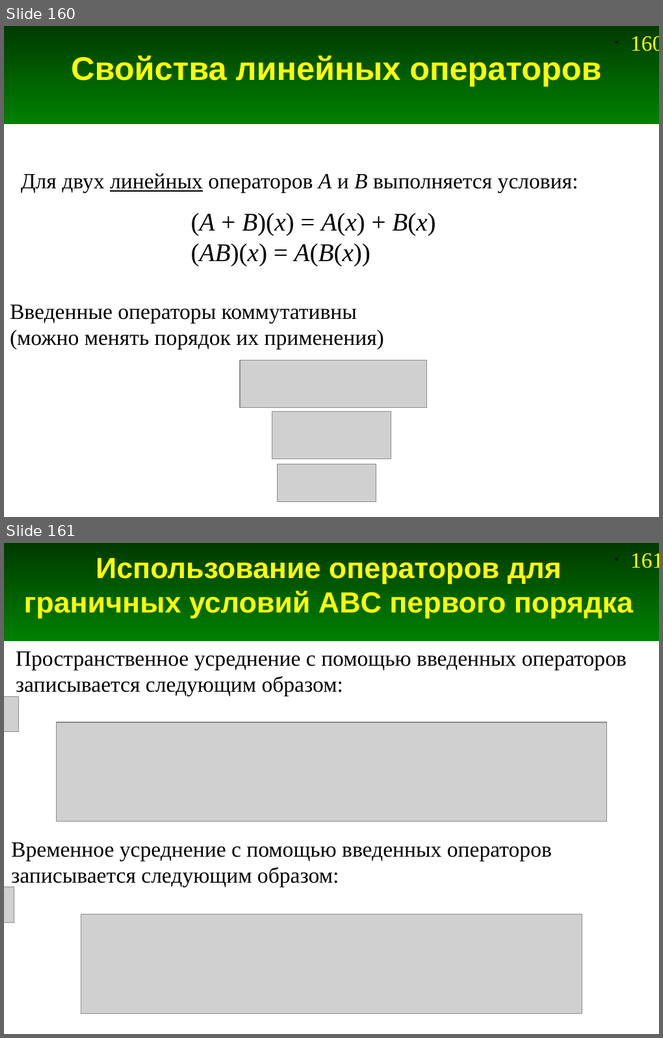
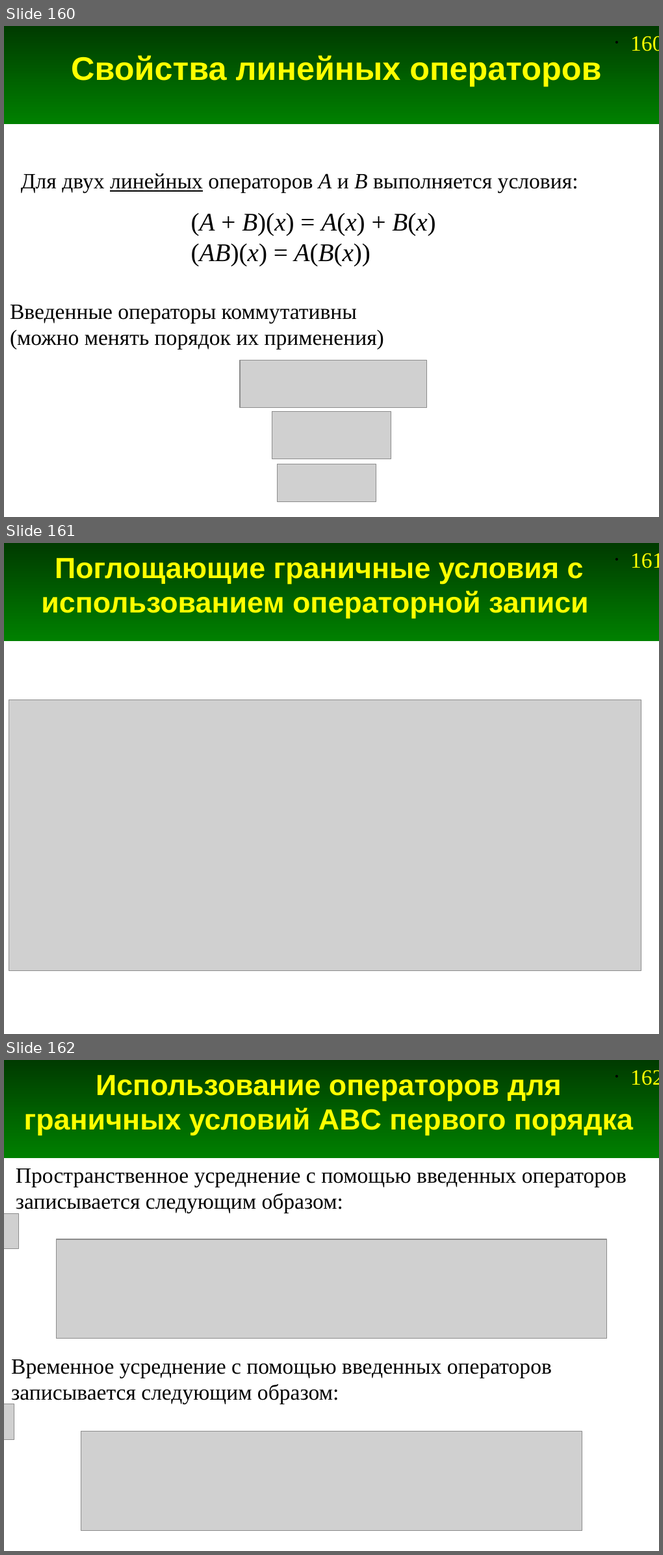
Before and after one commit to andris0147sv/modelling, a slide deck: presentations/2. FDTD.odp. Shown one above the other, each under a label of ours: slides 160 and 161 before the commit, slides 160, 161 and 162 after it. The pictures are 663x1038 and 663x1555 pixels, drawn with LibreOffice and Linux fonts; fonts in the diff are those of the drawing; grey boxes stand for pictures. Boxes give left, top, right and bottom in pixels: in the first picture for what was removed or moved away, otherwise in the second. Text is boxed around its words. In the diff, an @@ line names an element or a change of style, - is before the commit and + after.

```diff
--- a/presentations/2. FDTD.odp
+++ b/presentations/2. FDTD.odp
@@ slide 161 added at (4, 543, 659, 1034), background #FFFFFF; not listed: 2 template elements that a slide beside it also shows @@
@@ title added at (41, 558, 589, 618), 32 pt, text #FFFF00, bold @@
+Поглощающие граничные условия с использованием операторной записи
@@ picture added at (9, 700, 642, 971) @@
@@ what was slide 161 is now slide 162 @@
@@ page number at (631, 1070, 659, 1085): text changed @@
-• 161
+• 162
```
Also in this commit, not shown: 7 slides changed, 4 slides removed, 6 other files.
